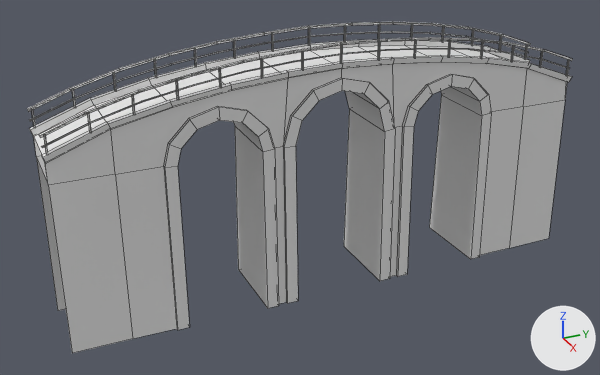
A saved change to the FBX model The Legend of URL/Assets/Models/Structures/Large Bridge/Large Bridge.fbx.
Camera for both pictures: a 50 mm lens placed at (40.4, 4.3, 16.6), pointed at (0.0, 22.5, -3.6). Every picture has the same lights, and +X, +Y and +Z are marked at lower right. The older version comes first. Mesh edges are drawn as thin lines. Where no turn or scale is listed for an object, it has been applied to the vertices.

Script lines for the objects in view, before the commit:
```python
me_cube_018 = bpy.data.meshes.new('Cube.018')
me_cube_018.from_pydata(...)  # 736 vertices, 564 faces; spans x -2.4..2.4, y -15.9..15.9, z -9.7..5.3
ob_large_bridge = bpy.data.objects.new('Large Bridge', me_cube_018)
ob_large_bridge.location = (0.0, 24.0, 0.0)
```
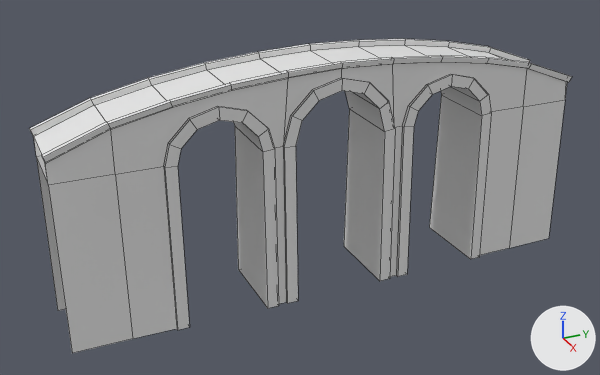
Commit message: Large Bridge updated
Removed railings

Patch to the scene script:
```diff
--- a/The Legend of URL/Assets/Models/Structures/Large Bridge/Large Bridge.fbx.py
+++ b/The Legend of URL/Assets/Models/Structures/Large Bridge/Large Bridge.fbx.py
@@ me_cube_018 @@
 # used by ob_large_bridge; location = (0.0, 24.0, 0.0)
-me_cube_018.from_pydata(...)  # 736 vertices, 564 faces; spans x -2.4..2.4, y -15.9..15.9, z -9.7..5.3
+me_cube_018.from_pydata(...)  # 288 vertices, 244 faces; spans x -2.4..2.4, y -15.9..15.9, z -9.7..4.3
+# me_cube_018 part 1: 34 loose pieces with 448 vertices, spanning x -2.1..2.1, y -15.9..15.8, z 1.6..5.3, are deleted
```

What differs and where, as boxes (x1, y1, x2, y2) in the pictures (600 x 375 px):
'Large Bridge', reshaped: before (27, 22, 573, 353); after (29, 39, 572, 353)
part 1 of me_cube_018, deleted: before (27, 22, 573, 154)
